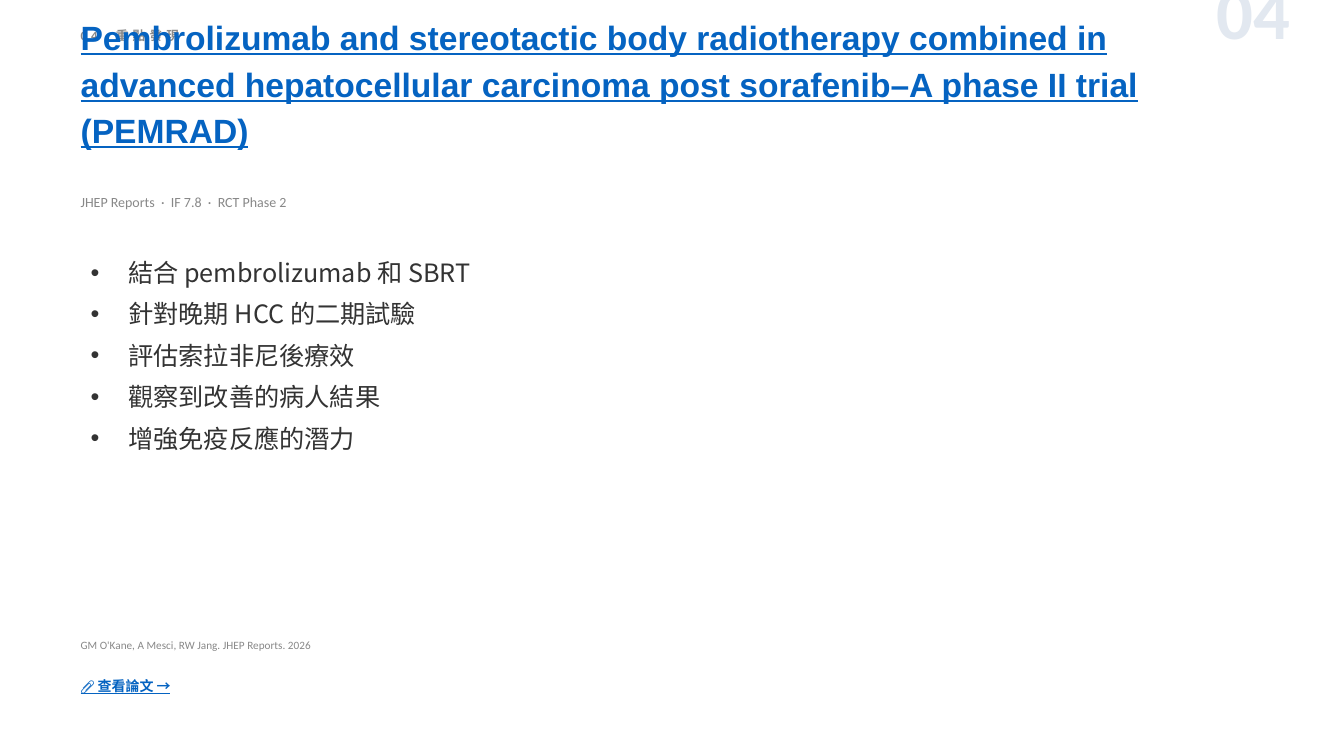
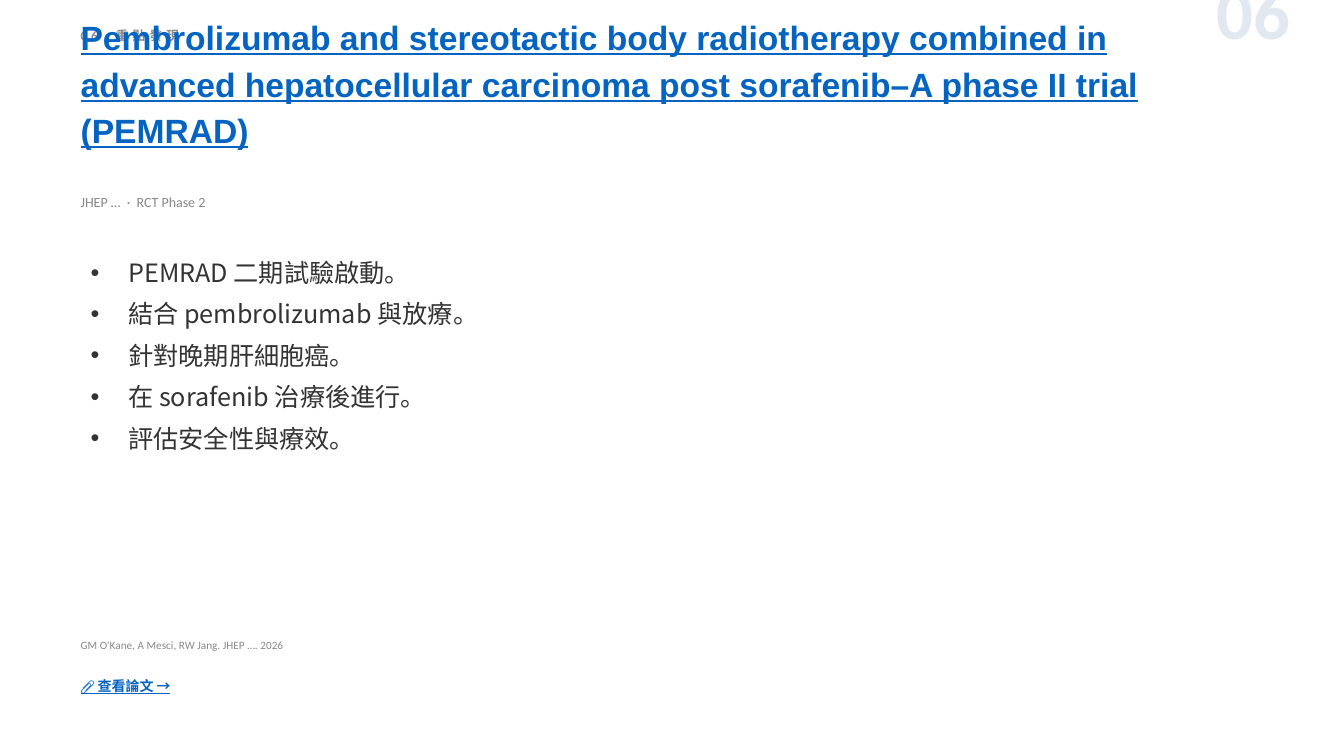
Before and after one commit to jejenhu-maker/hcc-weekly-digest, a slide deck: slide 8 of docs/digest-zh.pptx (slide 6 before the commit). Drawn at 1344x756 pixels with LibreOffice and Linux fonts; fonts in the diff are those of the drawing. Boxes give left, top, right and bottom in pixels: in the first picture for what was removed or moved away, otherwise in the second. Text is boxed around its words. In the diff, an @@ line names an element or a change of style, - is before the commit and + after.

```diff
--- a/docs/digest-zh.pptx
+++ b/docs/digest-zh.pptx
@@ text at box(81, 27, 179, 44): text changed @@
-04 重點發現
+06 重點發現
@@ text at box(1008, 10, 1291, 10): text changed @@
-04
+06
@@ text at box(81, 197, 205, 207): text changed @@
-JHEP Reports · IF 7.8 · RCT Phase 2
+JHEP … · RCT Phase 2
@@ text at box(128, 260, 478, 450): text changed @@
-• 結合 pembrolizumab 和 SBRT
-• 針對晚期 HCC 的二期試驗
-• 評估索拉非尼後療效
-• 觀察到改善的病人結果
-• 增強免疫反應的潛力
+• PEMRAD 二期試驗啟動。
+• 結合 pembrolizumab 與放療。
+• 針對晚期肝細胞癌。
+• 在 sorafenib 治療後進行。
+• 評估安全性與療效。
@@ text at box(81, 641, 283, 651): text changed @@
-GM O'Kane, A Mesci, RW Jang. JHEP Reports. 2026
+GM O'Kane, A Mesci, RW Jang. JHEP …. 2026
```
Also in this commit, not shown: 12 other slides changed, 1 slide added, 1 slide removed, 2 other files.
